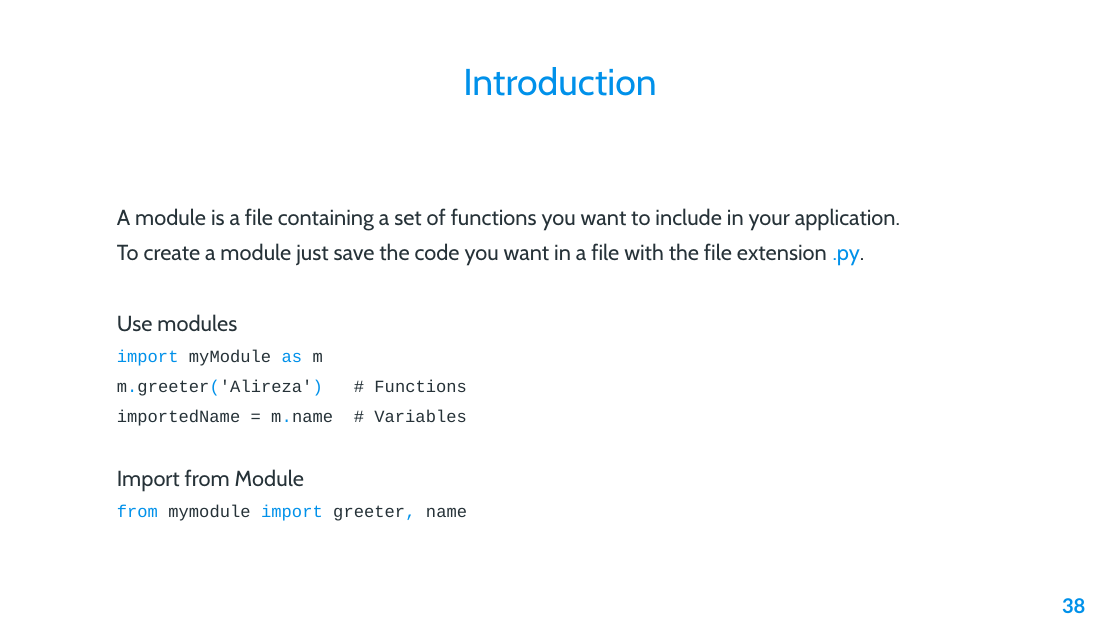
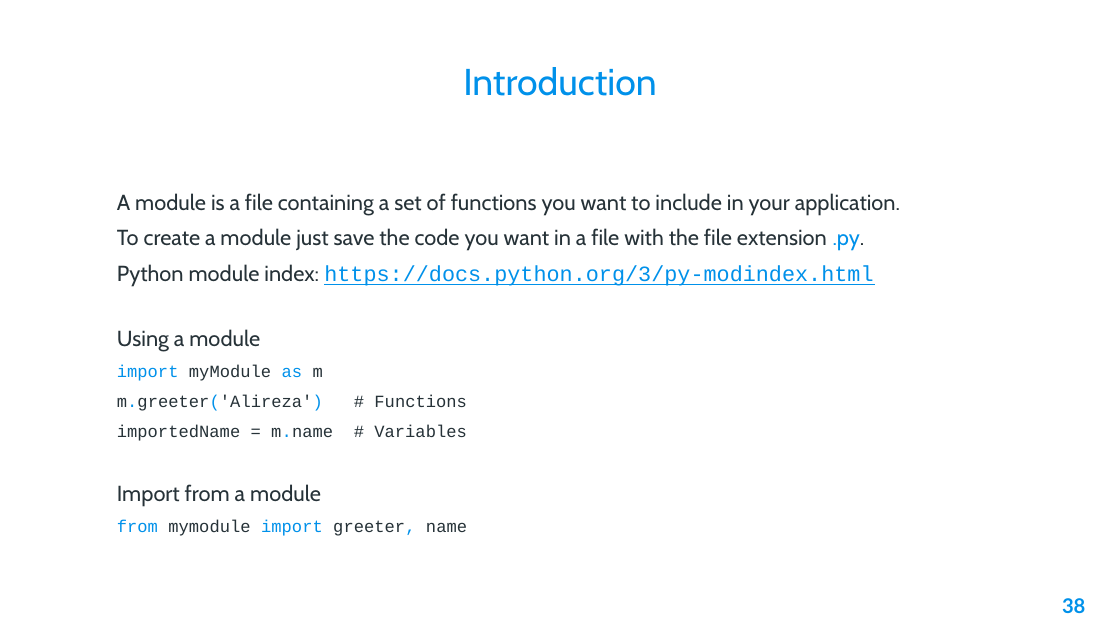
Before and after one commit to AleeRezaa/learn-python, a slide deck: slide 38 of Python.pptx. Drawn at 1120x630 pixels with LibreOffice and Linux fonts; fonts in the diff are those of the drawing; background and template pictures are left out. Boxes give left, top, right and bottom in pixels: in the first picture for what was removed or moved away, otherwise in the second. Text is boxed around its words. In the diff, an @@ line names an element or a change of style, - is before the commit and + after.

```diff
--- a/Python.pptx
+++ b/Python.pptx
@@ text at (117,264,873,351): text changed; font Cabin to Courier New; text colour #263238 to #0091EA @@
-Use modules
+Python module index: https://docs.python.org/3/py-modindex.html
+Using a module
@@ text at (117,484,321,506): text changed @@
-Import from Module
+Import from a module
```
Also in this commit, not shown: 7 other slides changed, 3 slides added, 1 slide removed, 1 other file.
